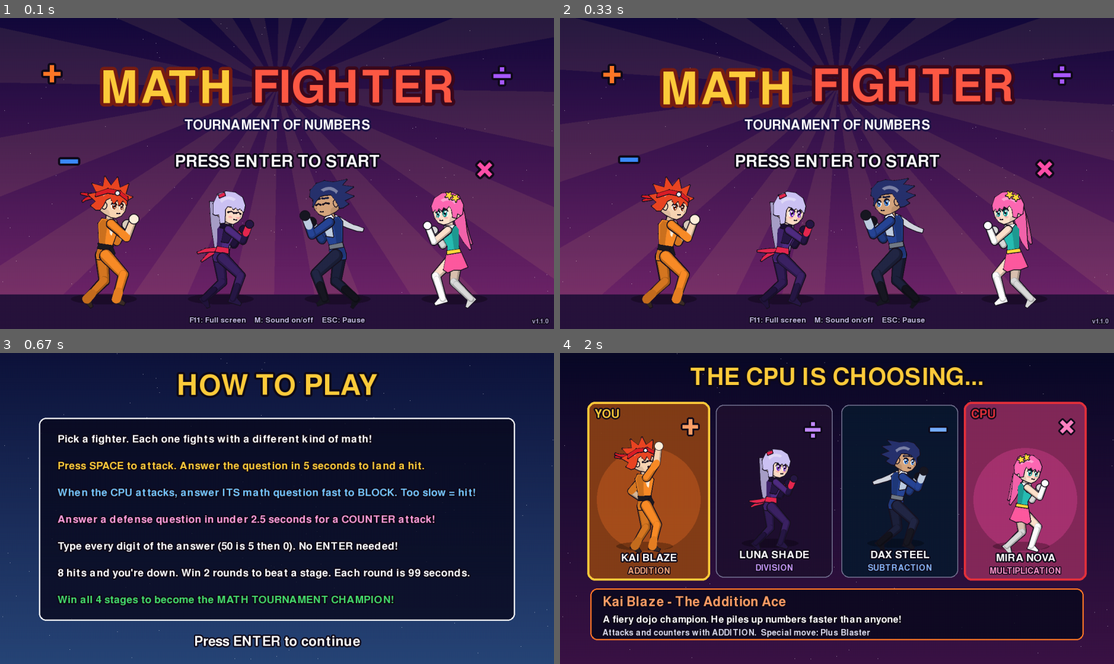
Above: before the commit, frames 1-4 (two rows, left to right).
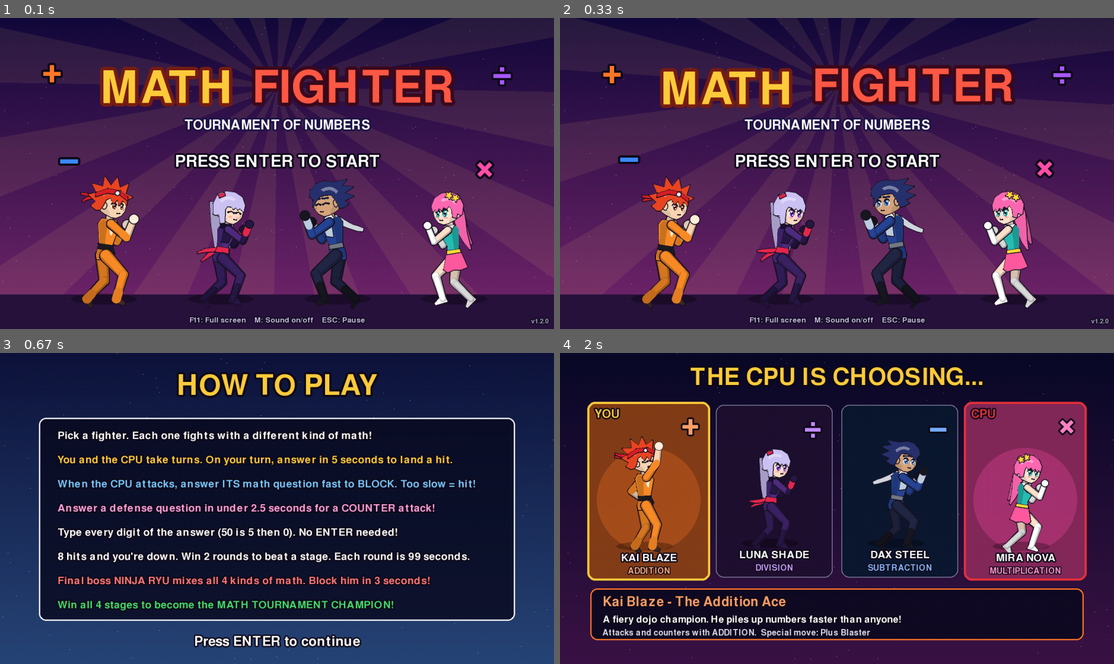
Above: after the commit, the same moments.

Repository: kaios/Math-Fighter
Game: pygame game, started from main.py
The game is run twice, just before and just after one commit, with the same random seed, the same clock (stepped at 60 frames per second) and the same inputs.
Inputs:
- Up to frame 1 (0.1 s): no input
- Up to frame 2 (0.33 s): no input
- Up to frame 3 (0.67 s): tap Enter at 0.33 s
- Up to frame 4 (2 s): tap Space at 0.67, 1 s; tap Enter at 1.33 s

The runs differ from the first frame. In frame 1, less than 0.1% of the frame differs, in the area x 95-99%, y 96-99%; in frame 2, less than 0.1%; in frame 3, 12%, in the area x 10-86%, y 25-83%; in frame 4, nothing differs.

Commit message:
Math Fighter 1.2.0: automatic turns and Ninja Ryu final boss
- Turns run by themselves: player attack, CPU attack, and so on, with a
  short pause between exchanges. The SPACE prompt and touch ATTACK
  button are gone.
- New final boss Ninja Ryu (hooded ninja with mask, headband, sword)
  replaces the shadow copy of the player. His attacks ask a random mix of
  all four operations with 3 seconds to block; the counter window shrinks
  to match (1.5 s). Player attacks on him keep their 5 seconds.
- How-to screen, README and tests updated.

Co-Authored-By: Claude Opus 5.5 <noreply@anthropic.com>

Diff:
--- a/mathfighter/battle.py
+++ b/mathfighter/battle.py
@@ -5,18 +5,17 @@
 
 import pygame
 
-from .config import (ANSWER_TIME, COUNTER_WINDOW, CPU_HOME_X, GOLD, GREEN, GROUND_Y, H, MAX_HITS,
-                     PLAYER_HOME_X, RED, ROUND_TIME, ROUNDS_TO_WIN, W, WHITE)
+from .config import (ANSWER_TIME, BOSS_ANSWER_TIME, COUNTER_WINDOW, CPU_HOME_X, GOLD, GREEN, GROUND_Y,
+                     H, MAX_HITS, PLAYER_HOME_X, RED, ROUND_TIME, ROUNDS_TO_WIN, TURN_PAUSE, W, WHITE)
 from .draw import fill_circle, lighter
 from .effects import Effects, Projectile
 from .mathq import DISPLAY, OP_NAMES, QuestionMaker
 from .sprite import VICTORY, Animator, Rig
 from .stages import STAGES
-from .ui import Button, Keypad, font, panel, portrait, text
+from .ui import Keypad, font, panel, portrait, text
 
 SCALE = 1.05
 ATTACK_MOVES = ["punch", "kick", "combo", "special"]
-CPU_WAIT = {1: 4.5, 2: 4.0, 3: 3.5, 4: 3.0, 5: 2.5}   # seconds before the CPU attacks
 EXPR = {"punch": "angry", "kick": "angry", "combo": "angry", "special": "angry", "uppercut": "angry",
         "charge": "angry", "block": "angry", "hit": "hurt", "ko": "ko", "victory": "happy",
         "victory_loop": "happy"}
@@ -89,7 +88,6 @@
         self.qm_defend = QuestionMaker(self.c.fd.op, game.level)
         self.fx = Effects()
         self.keypad = Keypad()
-        self.attack_btn = Button((W // 2 - 140, H - 120, 280, 90), "ATTACK!", (230, 60, 80), 52)
         self.round = 1
         self.wins = [0, 0]
         self.paused = False
@@ -109,8 +107,9 @@
         self.q = None
         self.result = None
         self.exchange = None
-        self.player_turn = True
-        self.cpu_timer = CPU_WAIT[self.level]
+        # The player and the CPU take turns attacking, with no button to press.
+        self.next_mode = "attack"
+        self.wait = 0.0
         self.slowmo = 0.0
         self.announced_fight = False
         self.disp_hp = [float(MAX_HITS), float(MAX_HITS)]
@@ -122,8 +121,12 @@
         self.q = (self.qm_attack if mode == "attack" else self.qm_defend).next()
         self.mode = mode
         self.typed = ""
-        self.q_left = ANSWER_TIME
-        self.last_tick = int(ANSWER_TIME)
+        # Blocking the final boss gives less time, and the counter window shrinks with it.
+        boss = mode == "defend" and self.c.fd.boss
+        self.q_time = BOSS_ANSWER_TIME if boss else ANSWER_TIME
+        self.counter_window = COUNTER_WINDOW * self.q_time / ANSWER_TIME
+        self.q_left = self.q_time
+        self.last_tick = int(self.q_time)
         self.result = None
         (self.p if mode == "attack" else self.c).play("charge")
         self.set_state("question")
@@ -132,7 +135,7 @@
     def submit(self, timeout=False):
         q = self.q
         correct = (not timeout) and self.typed != "" and int(self.typed) == q.answer
-        elapsed = ANSWER_TIME - self.q_left
+        elapsed = self.q_time - self.q_left
         st = self.game.stats
         st["asked"] += 1
         if correct:
@@ -148,7 +151,7 @@
         else:
             att, dfd = self.c, self.p
             outcome = "block" if correct else "hit"
-            counter = correct and elapsed <= COUNTER_WINDOW
+            counter = correct and elapsed <= self.counter_window
         move = random.choice(ATTACK_MOVES)
         self.exchange = {"att": att, "dfd": dfd, "outcome": outcome, "counter": counter,
                          "counter_t": None, "counter_phase": False, "dodged": False, "ko": None}
@@ -224,7 +227,7 @@
             if passes:
                 self.impact(False)
             self.fx.projectiles.append(Projectile(
-                hx, hy, tx, actor.facing, actor.fd.theme, DISPLAY[actor.fd.op], font(56),
+                hx, hy, tx, actor.facing, actor.fd.theme, DISPLAY[self.q.op], font(56),
                 lambda: self.impact(True), passes))
         elif e == "land":
             x = actor.point("hip")[0]
@@ -253,9 +256,6 @@
                     self.type_digit(ev.unicode)
                 elif ev.key == pygame.K_BACKSPACE:
                     self.typed = self.typed[:-1]
-            elif self.state == "neutral" and self.player_turn:
-                if ev.key in (pygame.K_SPACE, pygame.K_a, pygame.K_RETURN, pygame.K_KP_ENTER):
-                    self.ask("attack")
         elif ev.type == pygame.MOUSEBUTTONDOWN and ev.button == 1:
             if self.paused:
                 self.paused = False
@@ -268,8 +268,6 @@
                     self.typed = self.typed[:-1]
                 elif k:
                     self.type_digit(k)
-            elif self.state == "neutral" and self.player_turn and self.attack_btn.hit(ev.pos):
-                self.ask("attack")
 
     def type_digit(self, d):
         """The answer is checked as soon as it has as many digits as the
@@ -290,9 +288,9 @@
         for a in (self.p, self.c):
             for e in a.update(dt):
                 self.on_event(a, e)
-            if a.fd.shadow and random.random() < 0.5:
+            if a.fd.boss and random.random() < 0.5:
                 x, y = a.point("hip")
-                self.fx.aura(x, y + 40, (150, 40, 220), 70)
+                self.fx.aura(x, y + 40, (130, 70, 210), 70)
         self.fx.update(dt)
         if self.result:
             self.result["t"] += dt
@@ -326,9 +324,9 @@
                 self.set_state("timeup")
                 self.game.audio.play("ko")
             else:
-                self.cpu_timer -= dt
-                if self.cpu_timer <= 0:
-                    self.ask("defend")
+                self.wait -= dt
+                if self.wait <= 0:
+                    self.ask(self.next_mode)
         elif s == "question":
             self.q_left -= dt
             sec = int(math.ceil(self.q_left))
@@ -357,12 +355,8 @@
                 if ex["ko"] is not None:
                     self.set_state("ko")
                 else:
-                    if self.mode == "attack":
-                        self.player_turn = False
-                        self.cpu_timer = 0.9
-                    else:
-                        self.player_turn = True
-                        self.cpu_timer = CPU_WAIT[self.level]
+                    self.next_mode = "defend" if self.mode == "attack" else "attack"
+                    self.wait = TURN_PAUSE
                     self.set_state("neutral")
         elif s in ("ko", "timeup"):
             if self.state_t > 2.0:
@@ -473,13 +467,6 @@
             panel(surf, self.PAUSE_RECT, (30, 30, 60), 200, WHITE, 10, 2)
             pygame.draw.rect(surf, WHITE, (W - 53, 133, 8, 30))
             pygame.draw.rect(surf, WHITE, (W - 39, 133, 8, 30))
-        if self.state == "neutral" and self.player_turn:
-            pulse = (math.sin(self.state_t * 6) + 1) / 2
-            if g.touch:
-                self.attack_btn.draw(surf, pulse)
-            else:
-                col = (255, int(200 + 55 * pulse), 80)
-                text(surf, "Press SPACE to ATTACK!", 54, col, center=(W // 2, H - 80), ow=4)
 
     def draw_question(self, surf):
         g = self.game
@@ -491,7 +478,7 @@
         if attack:
             head = f"ATTACK with {DISPLAY[self.p.fd.op]} !"
         else:
-            head = f"DEFEND!  Block the {OP_NAMES[self.c.fd.op].upper()} attack!"
+            head = f"DEFEND!  Block the {OP_NAMES[self.q.op].upper()} attack!"
         text(surf, head, 38, border, center=(cx, top + 26))
         text(surf, self.q.text, 88, WHITE, center=(cx, top + 82), ow=4)
         box = pygame.Rect(cx - 110, top + 118, 220, 50)
@@ -501,13 +488,13 @@
         slots = self.typed + "_" * (len(str(self.q.answer)) - len(self.typed))
         text(surf, " ".join(slots), 60, (20, 20, 40), center=box.center, ow=0)
         # timer bar
-        k = max(0.0, self.q_left / ANSWER_TIME)
+        k = max(0.0, self.q_left / self.q_time)
         bar = pygame.Rect(rect.x + 20, rect.bottom - 18, int((rect.w - 40) * k), 10)
         col = GREEN if k > 0.5 else (255, 200, 40) if k > 0.25 else RED
         pygame.draw.rect(surf, (50, 40, 60), (rect.x + 20, rect.bottom - 18, rect.w - 40, 10), border_radius=5)
         pygame.draw.rect(surf, col, bar, border_radius=5)
         text(surf, f"{self.q_left:0.1f}s", 34, col, midright=(rect.right - 18, box.centery))
-        if not attack and k * ANSWER_TIME >= ANSWER_TIME - COUNTER_WINDOW:
+        if not attack and self.q_left >= self.q_time - self.counter_window:
             text(surf, "FAST = COUNTER!", 26, (255, 160, 220), midleft=(rect.x + 16, box.centery))
         if g.touch:
             self.keypad.draw(surf, 1 / 60)
--- a/mathfighter/characters.py
+++ b/mathfighter/characters.py
@@ -1,8 +1,8 @@
-"""The four fighters (plus the shadow boss, generated from the player's pick)."""
+"""The four fighters, plus the final boss Ninja Ryu."""
 
-from dataclasses import dataclass, replace
+from dataclasses import dataclass
 
-from .mathq import ADD, DIV, MUL, SUB
+from .mathq import ADD, DIV, MIX, MUL, SUB
 
 
 @dataclass(frozen=True)
@@ -12,7 +12,7 @@
     title: str
     op: str
     female: bool
-    hair_style: str          # spiky | swept | long | twintails
+    hair_style: str          # spiky | swept | long | twintails | hood
     bio: str
     special: str
     theme: tuple             # UI color
@@ -25,7 +25,7 @@
     boots: tuple
     accent: tuple            # headband / scarf / sash / ribbons
     height: float = 1.0
-    shadow: bool = False
+    boss: bool = False
 
 
 KAI = Fighter(
@@ -63,12 +63,11 @@
 ROSTER = [KAI, LUNA, DAX, MIRA]
 
 
-def shadow_of(f):
-    """Final boss: a dark mirror of the player's own fighter."""
-    first = f.name.split()[0]
-    return replace(
-        f, key="shadow_" + f.key, name="Shadow " + first, title="The Final Challenge",
-        bio="Your own reflection, made of pure darkness. Only true math skill wins!",
-        theme=(150, 40, 200), skin=(120, 105, 150), hair=(30, 20, 45), eyes=(255, 40, 60),
-        top=(45, 30, 70), top2=(90, 60, 120), pants=(35, 25, 55), boots=(20, 15, 30),
-        accent=(200, 30, 60), shadow=True)
+# Final boss (stage 4). Not selectable.
+RYU = Fighter(
+    key="ryu", name="Ninja Ryu", title="The Grand Master", op=MIX, female=False,
+    hair_style="hood", special="Four Storm Strike",
+    bio="Master of the Math Tournament. He strikes with all four kinds of math!",
+    theme=(220, 40, 50), skin=(236, 198, 162), hair=(34, 32, 42), eyes=(245, 185, 40),
+    top=(44, 44, 56), top2=(96, 96, 112), pants=(38, 38, 48), boots=(26, 26, 32),
+    accent=(215, 30, 45), height=1.08, boss=True)
--- a/mathfighter/config.py
+++ b/mathfighter/config.py
@@ -5,11 +5,13 @@
 W, H = 1280, 720
 FPS = 60
 TITLE = "Math Fighter"
-__version__ = "1.1.0"
+__version__ = "1.2.0"
 
 # Rules
 ANSWER_TIME = 5.0        # seconds to answer each question
 COUNTER_WINDOW = 2.5     # answer a defense question this fast to counter attack
+BOSS_ANSWER_TIME = 3.0   # seconds to block the final boss (counter window shrinks to match)
+TURN_PAUSE = 0.8         # seconds between one exchange and the next question
 ROUND_TIME = 99          # seconds per round
 MAX_HITS = 8             # 8 strikes and you are out
 ROUNDS_TO_WIN = 2        # best of 3
--- a/mathfighter/game.py
+++ b/mathfighter/game.py
@@ -7,7 +7,7 @@
 import pygame
 
 from .config import FPS, H, TITLE, W
-from .characters import ROSTER, shadow_of
+from .characters import ROSTER, RYU
 
 ON_ANDROID = "ANDROID_ARGUMENT" in os.environ or hasattr(sys, "getandroidapilevel")
 
@@ -48,11 +48,11 @@
 
     def start_tournament(self, player, first_cpu):
         """The CPU's pick is the first opponent; the other two follow in random
-        order and the final stage is the player's own shadow. No repeats."""
+        order and the final stage is the boss, Ninja Ryu. No repeats."""
         self.player = player
         rest = [f for f in ROSTER if f not in (player, first_cpu)]
         random.shuffle(rest)
-        self.opponents = [first_cpu] + rest + [shadow_of(player)]
+        self.opponents = [first_cpu] + rest + [RYU]
         self.stage = 0
         self.reset_stats()
         from .scenes import Versus
--- a/mathfighter/mathq.py
+++ b/mathfighter/mathq.py
@@ -4,10 +4,13 @@
 from dataclasses import dataclass
 
 ADD, SUB, MUL, DIV = "+", "-", "x", "/"
+OPS = (ADD, SUB, MUL, DIV)
+MIX = "mix"   # the final boss asks a random one of the four each time
 
 # Symbols as shown on screen.
-DISPLAY = {ADD: "+", SUB: "\u2212", MUL: "×", DIV: "÷"}
-OP_NAMES = {ADD: "Addition", SUB: "Subtraction", MUL: "Multiplication", DIV: "Division"}
+DISPLAY = {ADD: "+", SUB: "\u2212", MUL: "×", DIV: "÷", MIX: "?"}
+OP_NAMES = {ADD: "Addition", SUB: "Subtraction", MUL: "Multiplication", DIV: "Division",
+            MIX: "Mixed"}
 
 # (range for a, range for b) per level. For SUB the pair is (result, b) and
 # for DIV it is (divisor, quotient) so answers are always whole and >= 0.
@@ -51,7 +54,8 @@
 
 
 class QuestionMaker:
-    """Avoids asking the same question twice in a row."""
+    """Avoids asking the same question twice in a row. With op=MIX each
+    question uses a random one of the four operations."""
 
     def __init__(self, op, level, rng=None):
         self.op, self.level = op, level
@@ -60,7 +64,8 @@
 
     def next(self):
         for _ in range(20):
-            q = make_question(self.op, self.level, self.rng)
+            op = self.rng.choice(OPS) if self.op == MIX else self.op
+            q = make_question(op, self.level, self.rng)
             if q not in self.recent:
                 break
         self.recent = (self.recent + [q])[-6:]
--- a/mathfighter/scenes.py
+++ b/mathfighter/scenes.py
@@ -110,11 +110,12 @@
 class HowTo(Scene):
     LINES = [
         ("Pick a fighter. Each one fights with a different kind of math!", WHITE),
-        ("Press SPACE to attack. Answer the question in 5 seconds to land a hit.", GOLD),
+        ("You and the CPU take turns. On your turn, answer in 5 seconds to land a hit.", GOLD),
         ("When the CPU attacks, answer ITS math question fast to BLOCK. Too slow = hit!", (120, 200, 255)),
         ("Answer a defense question in under 2.5 seconds for a COUNTER attack!", (255, 160, 220)),
         ("Type every digit of the answer (50 is 5 then 0). No ENTER needed!", WHITE),
         ("8 hits and you're down. Win 2 rounds to beat a stage. Each round is 99 seconds.", WHITE),
+        ("Final boss NINJA RYU mixes all 4 kinds of math. Block him in 3 seconds!", (255, 120, 120)),
         ("Win all 4 stages to become the MATH TOURNAMENT CHAMPION!", GREEN),
     ]
 
@@ -134,7 +135,7 @@
         text(surf, "HOW TO PLAY", 96, GOLD, center=(W // 2, 80), ow=5)
         panel(surf, (90, 150, W - 180, 470), (10, 10, 30), 200)
         for i, (line, col) in enumerate(self.LINES):
-            text(surf, line, 36, col, midleft=(130, 200 + i * 62), ow=3)
+            text(surf, line, 36, col, midleft=(130, 192 + i * 56), ow=3)
         if blink(self.t):
             text(surf, "Press ENTER to continue", 46, WHITE, center=(W // 2, H - 50))
 
--- a/mathfighter/sprite.py
+++ b/mathfighter/sprite.py
@@ -218,6 +218,11 @@
                   (0.82, -0.86), (1.07, -0.35), (1.04, 0.05), (0.88, -0.1), (0.78, 0.1),
                   (0.62, -0.16), (0.44, 0.02), (0.28, -0.2), (0.08, -0.06), (-0.12, -0.22),
                   (-0.28, 0.1), (-0.3, 0.58), (-0.5, 0.66), (-0.62, 0.35), (-0.84, 0.5)],
+    # ninja hood: covers the head and ear, open at the eyes (Ryu's mask covers the rest)
+    "hood": [(-0.62, 0.95), (-0.98, 0.7), (-1.15, 0.15), (-1.08, -0.45), (-0.75, -0.95),
+             (-0.15, -1.17), (0.45, -1.1), (0.9, -0.78), (1.1, -0.35), (1.06, -0.14),
+             (0.7, -0.22), (0.3, -0.26), (-0.05, -0.22), (-0.3, -0.05), (-0.42, 0.3),
+             (-0.36, 0.7)],
 }
 
 FACE = ([(math.cos(math.radians(a)), math.sin(math.radians(a))) for a in range(160, 385, 15)]
@@ -227,7 +232,7 @@
 class Rig:
     def __init__(self, fd):
         self.fd = fd
-        self.style = fd.key.replace("shadow_", "")
+        self.style = fd.key
         h = fd.height
         fem = fd.female
         self.h = h
@@ -240,7 +245,8 @@
         self.col = {
             "uarm": {"mira": skin}.get(s, f.top),
             "farm": {"kai": skin, "luna": f.top2, "mira": f.top2}.get(s, f.top),
-            "fist": {"kai": f.top2, "dax": f.boots, "luna": f.top2, "mira": f.top2}[s],
+            "fist": {"kai": f.top2, "dax": f.boots, "luna": f.top2, "mira": f.top2,
+                     "ryu": f.boots}[s],
             "thigh": {"mira": skin}.get(s, f.pants),
             "shin": {"mira": f.boots}.get(s, f.pants),
             "boot": {"luna": f.top2}.get(s, f.boots),
@@ -346,7 +352,7 @@
         if self.style == "kai":  # sleeve cuff
             pen.capsule(S(_lerp(sh, el, 0.75)), S(el), r2 * sc * 1.15, r2 * sc * 1.1,
                         darker(self.fd.top, k), shade=False)
-        if self.style in ("luna", "dax"):
+        if self.style in ("luna", "dax", "ryu"):
             pen.capsule(S(_lerp(el, ha, 0.45)), S(_lerp(el, ha, 0.92)), r4 * sc * 1.15,
                         r4 * sc * 1.15, darker(self.fd.accent if self.style == "luna"
                                                else self.fd.top2, k), shade=False)
@@ -369,7 +375,7 @@
                 _add(_add(an, (fx, fy), 6), (dx, dy), -5)]
         pen.chain([(S(hp), S(kn), r1 * sc, r2 * sc, ct), (S(kn), S(an), r3 * sc, r4 * sc, cs)])
         pen.poly([S(q) for q in foot], cb)
-        if self.style in ("dax", "mira", "luna"):
+        if self.style in ("dax", "mira", "luna", "ryu"):
             top = _lerp(kn, an, 0.15 if self.style == "mira" else 0.45)
             pen.capsule(S(top), S(an), r4 * sc * 1.12, r4 * sc * 1.05, cb)
         elif self.style == "kai":  # gi pant cuff
@@ -424,6 +430,11 @@
         elif s == "mira":
             pen.poly([at(1.02, 11), at(0.86, 18), at(0.82, 6), at(0.9, -2), at(1.02, -10)], fd.top2)
             pen.circle(at(0.8, 9), 4.5 * sc, fd.accent)
+        elif s == "ryu":
+            pen.poly([at(0.98, 12), at(0.8, 19), at(0.52, 8), at(0.52, -3), at(0.98, -4)], fd.top2)
+            pen.poly([at(1.0, -15), at(1.0, -8), at(0.3, 16), at(0.3, 9)], (78, 52, 40))
+            pen.poly([at(0.33, 15), at(0.33, -15), at(0.18, -15), at(0.18, 15)], fd.accent)
+            pen.ribbon([at(0.26, 13), at(0.1, 19), at(-0.08, 16)], [6 * sc, 5 * sc, 3 * sc], fd.accent)
 
     def _back_layer(self, pen, S, HL, J, t, wind, sc):
         fd, s, R = self.fd, self.style, self.R
@@ -458,6 +469,18 @@
             for ph, base in ((0.0, 60), (1.7, 80)):
                 pts = chain(sash, base, 10 * self.h, 5, 16, ph, 5.0, head=False)
                 pen.ribbon(pts, [w * sc for w in (7, 8, 8, 7, 5, 2)], fd.accent)
+        elif s == "ryu":
+            hip, up, fw, tl = J["hip"], J["up"], J["fwd"], self.L["torso"]
+            low = _add(_add(hip, up, 0.2 * tl), fw, 22)
+            top = _add(_add(J["neck"], up, 22), fw, -46)
+            guard = _lerp(low, top, 0.72)
+            pen.capsule(S(low), S(guard), 5.5 * sc, 5.5 * sc, (70, 30, 35))
+            pen.capsule(S(guard), S(top), 4.5 * sc, 4.0 * sc, fd.top2)
+            pen.circle(S(guard), 7 * sc, (215, 175, 70))
+            a = HL(-0.98, -0.5)
+            for ph, base in ((0.0, 70), (1.2, 88)):
+                pts = chain(a, base, 9 * self.h, 6, 20, ph, 6.0)
+                pen.ribbon(pts, [w * sc for w in (6, 7, 7, 6, 5, 4, 2)], fd.accent)
         elif s == "mira":
             for anchor, base, ph, k in (((-0.2, -0.95), 34, 1.1, 0.85), ((-0.62, -0.72), 20, 0.0, 1.0)):
                 a = HL(*anchor)
@@ -480,7 +503,7 @@
         # nose & mouth
         pen.poly([H(0.86, 0.38), H(0.94, 0.5), H(0.84, 0.52)], darker(fd.skin, 0.75), outline=False)
         self._mouth(pen, H, expr)
-        if fem and not fd.shadow:
+        if fem:
             for cx in (0.18, 0.72):
                 pts = [H(cx + 0.13 * math.cos(a), 0.58 + 0.06 * math.sin(a))
                        for a in [i * math.pi / 6 for i in range(12)]]
@@ -504,6 +527,16 @@
         elif s == "luna":
             pen.poly([H(-0.8, -0.82), H(-0.45, -1.02), H(-0.38, -0.86), H(-0.72, -0.66)],
                      fd.accent)
+        elif s == "ryu":
+            band = [H(-1.1, -0.42), H(-0.3, -0.76), H(0.5, -0.72), H(1.08, -0.36),
+                    H(1.08, -0.16), H(0.5, -0.5), H(-0.3, -0.54), H(-1.12, -0.2)]
+            pen.poly(band, fd.accent)
+            plate = [H(0.28, -0.76), H(0.9, -0.56), H(0.96, -0.26), H(0.32, -0.46)]
+            pen.poly(plate, (200, 205, 218))
+            pen.circle(H(0.62, -0.5), 0.07 * self.R * sc, (120, 125, 140))
+            mask = [H(-0.42, 0.47), H(0.2, 0.47), H(0.99, 0.42), H(1.0, 0.58), H(0.75, 0.9),
+                    H(0.42, 1.07), H(0.05, 1.03), H(-0.38, 0.88), H(-0.5, 0.64)]
+            pen.poly(mask, mix(fd.hair, fd.top2, 0.35))
 
     def _star(self, pen, c, r, color, t):
         pts = []
@@ -537,11 +570,6 @@
                 k = -1 if expr == "happy" else 1
                 pts = [H(cx - ew, cy + 0.02 * k), H(cx, cy - 0.07 * k), H(cx + ew, cy + 0.02 * k)]
                 pygame_lines(pen, pts, 0.05 * self.R)
-                continue
-            if fd.shadow:
-                pen.poly(self._ellipse(H, cx, cy, ew, h * 0.7), (255, 40, 60), outline=True)
-                pen.poly(self._ellipse(H, cx, cy, ew * 0.45, h * 0.35), (255, 230, 230),
-                         outline=False)
                 continue
             pen.poly(self._ellipse(H, cx, cy, ew, h), (255, 255, 255), outline=False)
             ix = cx + ew * 0.18
--- a/mathfighter/ui.py
+++ b/mathfighter/ui.py
@@ -95,16 +95,3 @@
                 col = tuple(min(255, c + 70) for c in col)
             panel(surf, r, col, 220, WHITE, 12, 2)
             text(surf, k, 44 if len(k) == 1 else 32, center=r.center)
-
-
-class Button:
-    def __init__(self, rect, label, color=(230, 60, 80), size=40):
-        self.rect, self.label, self.color, self.size = pygame.Rect(rect), label, color, size
-
-    def hit(self, pos):
-        return self.rect.collidepoint(pos)
-
-    def draw(self, surf, pulse=0.0):
-        r = self.rect.inflate(int(pulse * 8), int(pulse * 8))
-        panel(surf, r, self.color, 230, WHITE, 18, 3)
-        text(surf, self.label, self.size, center=r.center)
--- a/tests/test_flow.py
+++ b/tests/test_flow.py
@@ -55,16 +55,14 @@
         self.assertIsInstance(g.scene, Battle)
 
     def play(self, correct, max_ticks=60000):
-        """Bot: attack whenever allowed, answer every question (right or wrong)."""
+        """Bot: answer every question (right or wrong). Turns run by themselves."""
         g = self.g
         seen = set()
         for _ in range(max_ticks):
             sc = g.scene
             seen.add(type(sc).__name__)
             if isinstance(sc, Battle):
-                if sc.state == "neutral" and sc.player_turn:
-                    press(g, pygame.K_SPACE)
-                elif sc.state == "question" and sc.q_left < 4.5:
+                if sc.state == "question" and sc.q_left < sc.q_time - 0.5:
                     ans = sc.q.answer if correct else sc.q.answer + 1
                     for ch in str(ans):
                         press(g, 0, ch)
@@ -80,7 +78,8 @@
         self.assertEqual(len(opp), 4)
         self.assertEqual(len(set(opp)), 4)
         self.assertNotIn(g.player.key, opp)
-        self.assertTrue(g.opponents[-1].shadow)
+        self.assertTrue(g.opponents[-1].boss)
+        self.assertEqual(g.opponents[-1].name, "Ninja Ryu")
         sc, seen = self.play(correct=True)
         self.assertIsInstance(sc, scenes.Champion)
         self.assertEqual(g.stage, 3)
@@ -144,6 +143,38 @@
         self.assertTrue(b.result["correct"])
         b.ask("defend")
         self.assertEqual(b.q.op, b.c.fd.op)
+        self.assertEqual(b.q_time, 5.0)
+
+    def test_turns_alternate_without_pressing_attack(self):
+        self.to_battle(level=1, pick=2)
+        b = self.g.scene
+        modes = []
+        for _ in range(4000):
+            if b.state == "question":       # answering right away moves on to the action
+                modes.append(b.mode)
+                for ch in str(b.q.answer):
+                    press(self.g, 0, ch)
+            if len(modes) >= 4:
+                break
+            self.tick()
+        self.assertEqual(modes, ["attack", "defend", "attack", "defend"])
+
+    def test_final_boss_is_ninja_ryu_with_mixed_math_and_3_seconds(self):
+        g = self.g
+        self.to_battle(level=2, pick=1)
+        g.stage = 3
+        g.start_battle()
+        b = g.scene
+        self.assertEqual(b.c.fd.name, "Ninja Ryu")
+        ops = set()
+        for _ in range(60):
+            b.ask("defend")
+            self.assertEqual(b.q_time, 3.0)
+            ops.add(b.q.op)
+        self.assertEqual(ops, {"+", "-", "x", "/"})
+        b.ask("attack")
+        self.assertEqual(b.q.op, b.p.fd.op)
+        self.assertEqual(b.q_time, 5.0)
 
 
 if __name__ == "__main__":
--- a/tests/test_mathq.py
+++ b/tests/test_mathq.py
@@ -1,7 +1,7 @@
 import random
 import unittest
 
-from mathfighter.mathq import ADD, DIV, MUL, SUB, QuestionMaker, make_question
+from mathfighter.mathq import ADD, DIV, MIX, MUL, SUB, QuestionMaker, make_question
 
 
 class MathQuestionTests(unittest.TestCase):
@@ -37,6 +37,10 @@
             self.assertNotEqual(q, prev)
             prev = q
 
+    def test_mixed_uses_all_four_operations(self):
+        qm = QuestionMaker(MIX, 3, random.Random(4))
+        self.assertEqual({qm.next().op for _ in range(200)}, {ADD, SUB, MUL, DIV})
+
 
 if __name__ == "__main__":
     unittest.main()
Not shown, changed: README.md
